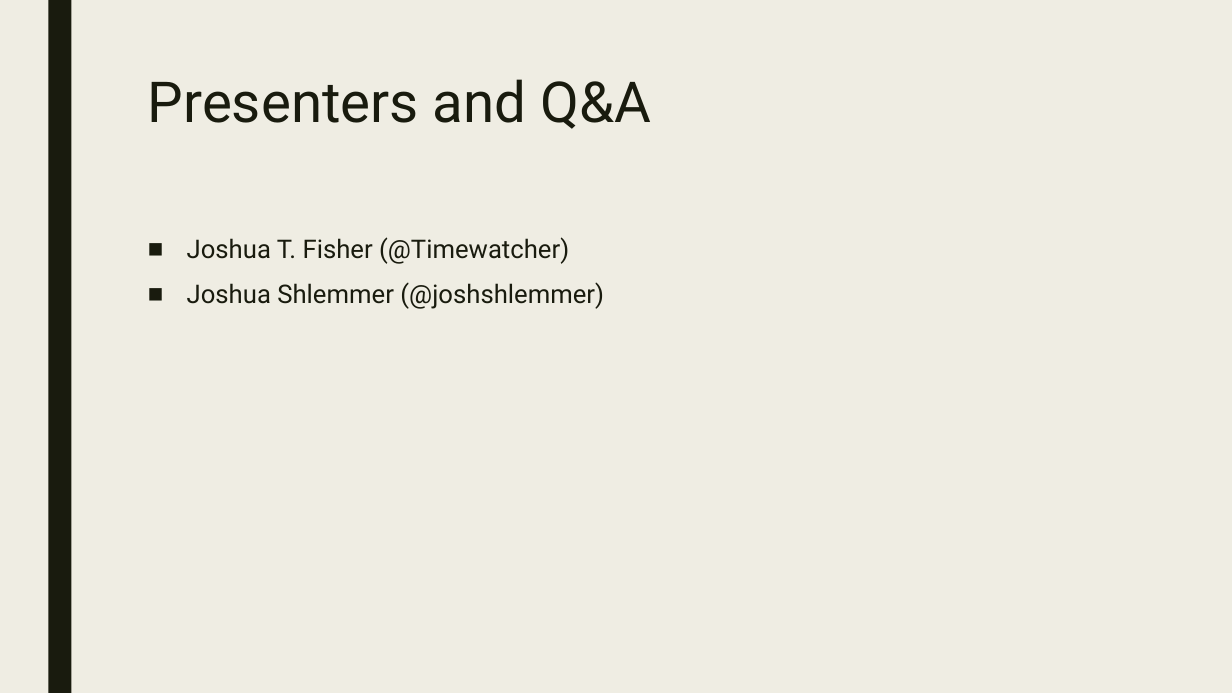
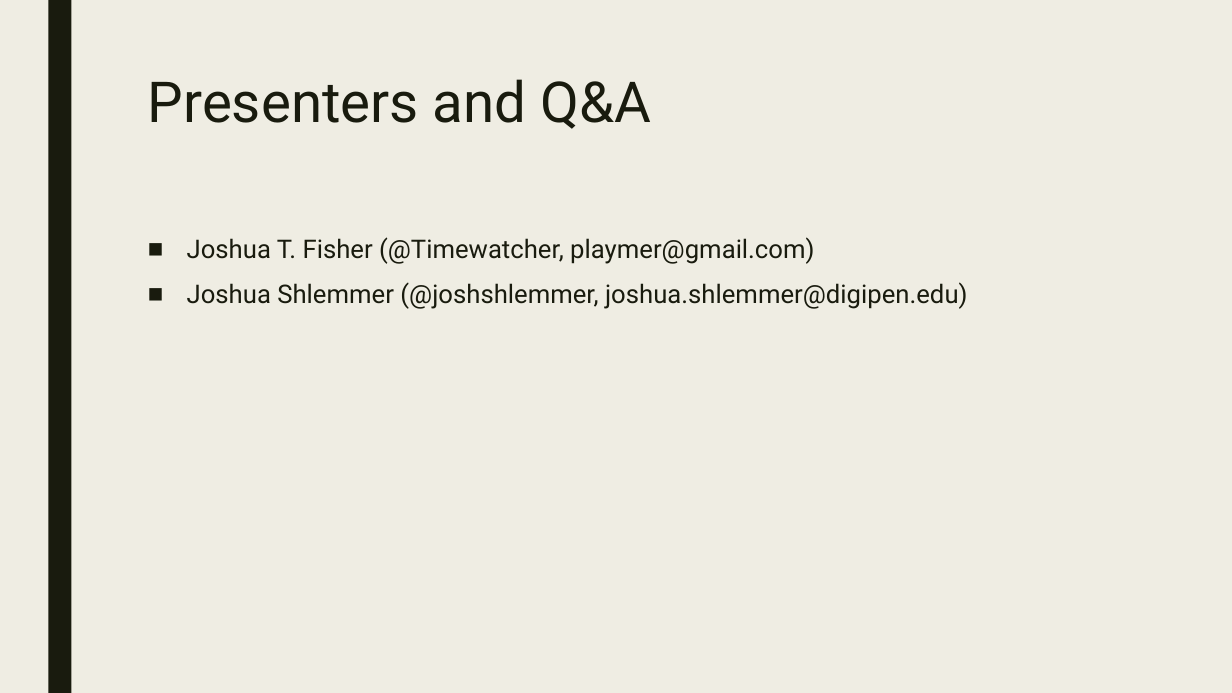
Before and after one commit to playmer/CMakePresentation, a slide deck: slide 28 of PreBuild Systems.pptx (slide 19 before the commit). Drawn at 1232x693 pixels with LibreOffice and Linux fonts; fonts in the diff are those of the drawing. Boxes give left, top, right and bottom in pixels: in the first picture for what was removed or moved away, otherwise in the second. Text is boxed around its words. In the diff, an @@ line names an element or a change of style, - is before the commit and + after.

```diff
--- a/PreBuild Systems.pptx
+++ b/PreBuild Systems.pptx
@@ text at (x1=187, y1=237, x2=968, y2=309): text changed @@
-■ Joshua T. Fisher (@Timewatcher)
-■ Joshua Shlemmer (@joshshlemmer)
+■ Joshua T. Fisher (@Timewatcher, playmer@gmail.com)
+■ Joshua Shlemmer (@joshshlemmer, joshua.shlemmer@digipen.edu)
```
Also in this commit, not shown: 10 other slides changed, 10 slides added, 1 slide removed.
